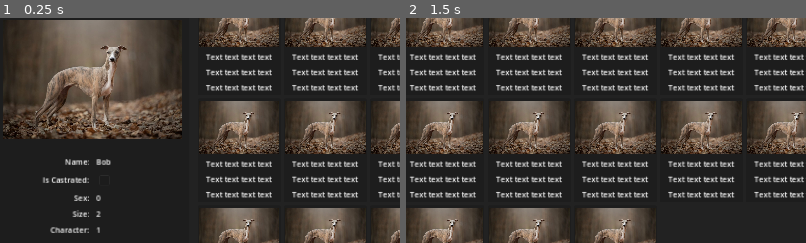
Above: before the commit, frames 1-2 (left to right).
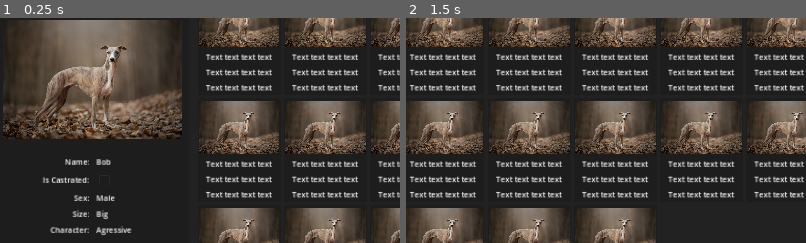
Above: after the commit, the same moments.

Repository: zMenta/GoSilas
Game: Godot game, scene res://scenes/main.tscn
Same seed, same stepped clock (60 frames per second), same inputs: the game is played once before the commit and once after it.
Inputs:
- Up to frame 1 (0.25 s): no input
- Up to frame 2 (1.5 s): click "File" at 0.5 s; click "Show Card" at 1.25 s
The pictures show only the part of the screen within x 1-51%, y 12-62%; the shares and areas given below are measured in that part.

The runs differ from the first frame. In frame 1, 0.4% of the frame differs, in the area x 24-33%, y 78-97%; in frame 2, nothing differs.

Commit message:
card details | string conversion instead of enum value

Diff:
--- a/scripts/card_details.gd
+++ b/scripts/card_details.gd
@@ -32,9 +32,17 @@
 	# Display container
 	name_value.text = data.name
 	is_castrated_checkbox.button_pressed = data.is_castrated
-	sex_value.text = str(data.Sex)
-	character_value.text = str(data.Character)
-	size_value.text = str(data.Size)
+	match data.Sex:
+		0: sex_value.text = "Male"
+		1: sex_value.text = "Female"
+	match data.Character:
+		0: character_value.text = "Friendly"
+		1: character_value.text = "Agressive"
+	match data.Size:
+		0: size_value.text = "Small"
+		1: size_value.text = "Medium"
+		2: size_value.text = "Big"
+		3: size_value.text = "Extra Big"
 	health_value.text = data.health_state
 	# Edit container
 	edit_name_value.text = data.name
Not shown, changed: todo.md
